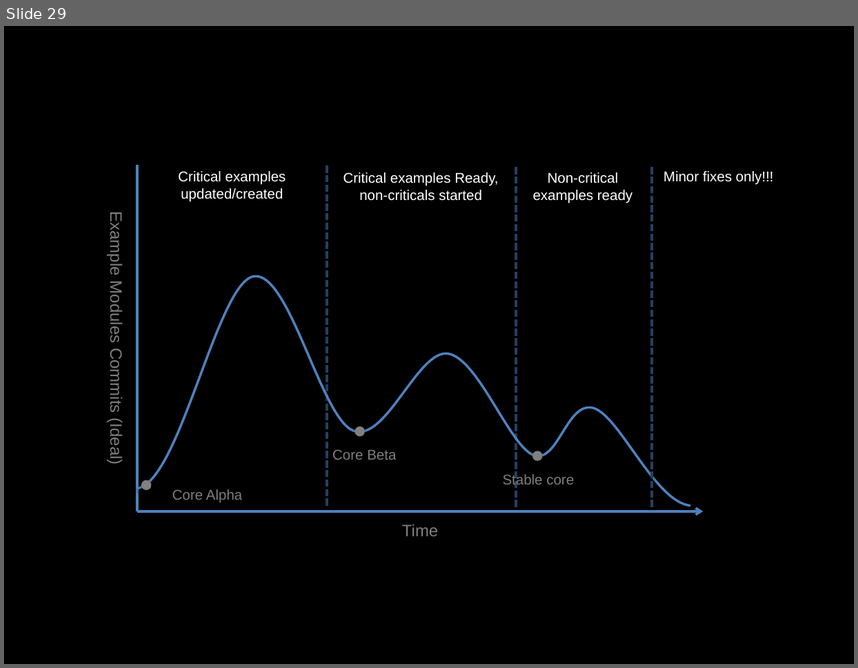
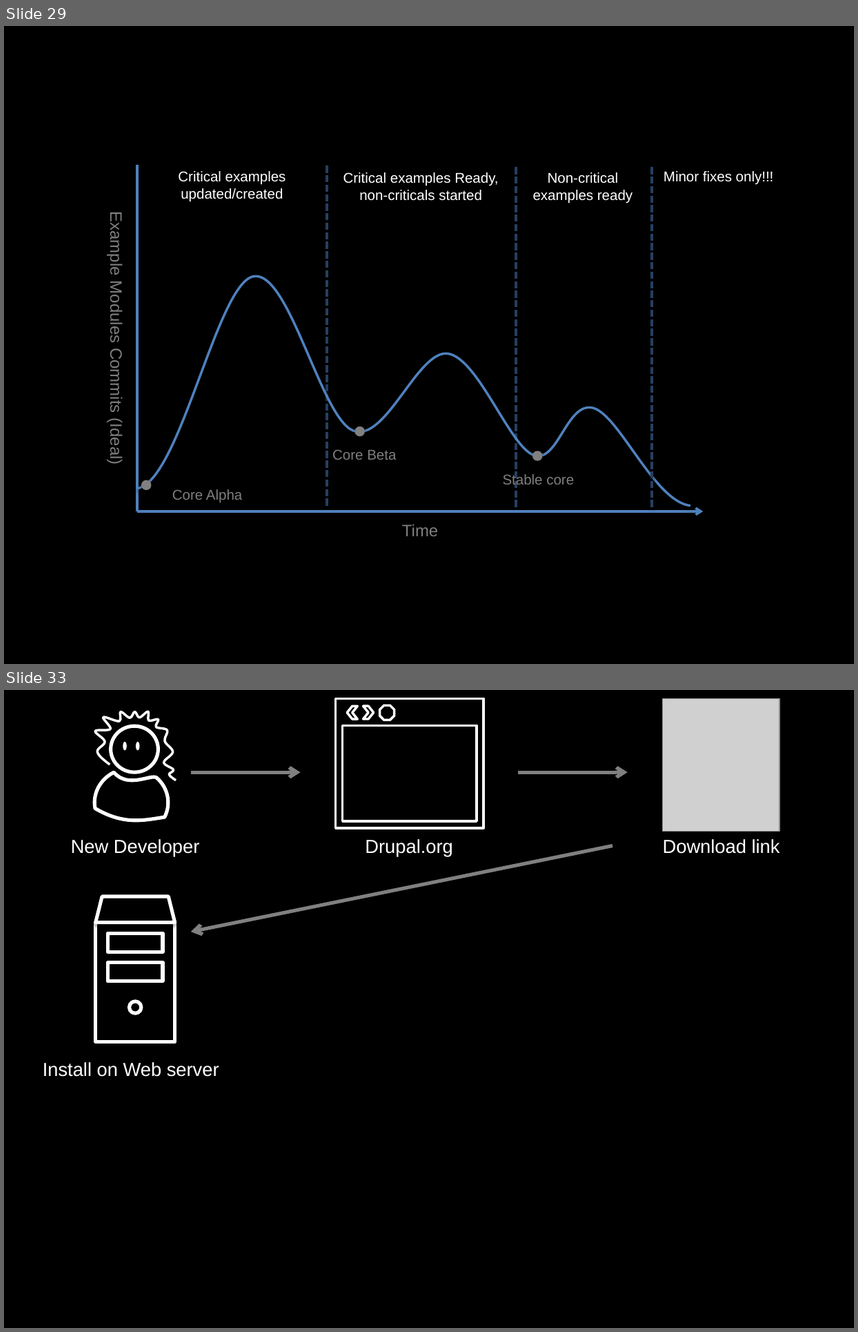
Before and after one commit to socketwench/exampleModuleAintCore, a slide deck: src/exampleModuleAintCore.pptx. Shown one above the other, each under a label of ours: slide 29 before the commit, slides 29 and 33 after it; the slides between them are not shown. The pictures are 858x668 and 858x1332 pixels, drawn with LibreOffice and Linux fonts; fonts in the diff are those of the drawing; grey boxes stand for pictures. Boxes give left, top, right and bottom in pixels: in the first picture for what was removed or moved away, otherwise in the second. Text is boxed around its words. In the diff, an @@ line names an element or a change of style, - is before the commit and + after.

```diff
--- a/src/exampleModuleAintCore.pptx
+++ b/src/exampleModuleAintCore.pptx
@@ slide 33 added at <box>4,690,854,1328</box>, background #000000 @@
@@ group added at <box>335,698,484,828</box>: 2 rectangles, 2 chevrons, 1 octagon @@
@@ picture added at <box>663,698,780,831</box> @@
@@ group added at <box>95,711,176,821</box>: 3 ellipses, 2 freeform shapes @@
@@ arrow added from (191, 773) to (301, 773), #808080 3 pt @@
@@ arrow added from (518, 773) to (628, 773), #808080 3 pt @@
@@ text added at <box>71,839,199,857</box>, 16 pt, text #FFFFFF @@
+New Developer
@@ arrow added from (613, 845) to (191, 931), #808080 3 pt @@
@@ text added at <box>365,839,452,856</box>, 16 pt, text #FFFFFF @@
+Drupal.org
@@ text added at <box>663,839,780,854</box>, 16 pt, text #FFFFFF @@
+Download link
@@ group added at <box>96,896,175,1041</box>: 3 rectangles, 1 trapezoid, 1 ellipse @@
@@ text added at <box>43,1062,219,1076</box>, 16 pt, text #FFFFFF @@
+Install on Web server
```
Also in this commit, not shown: 1 slide changed, 19 other slides added, 20 other files.
